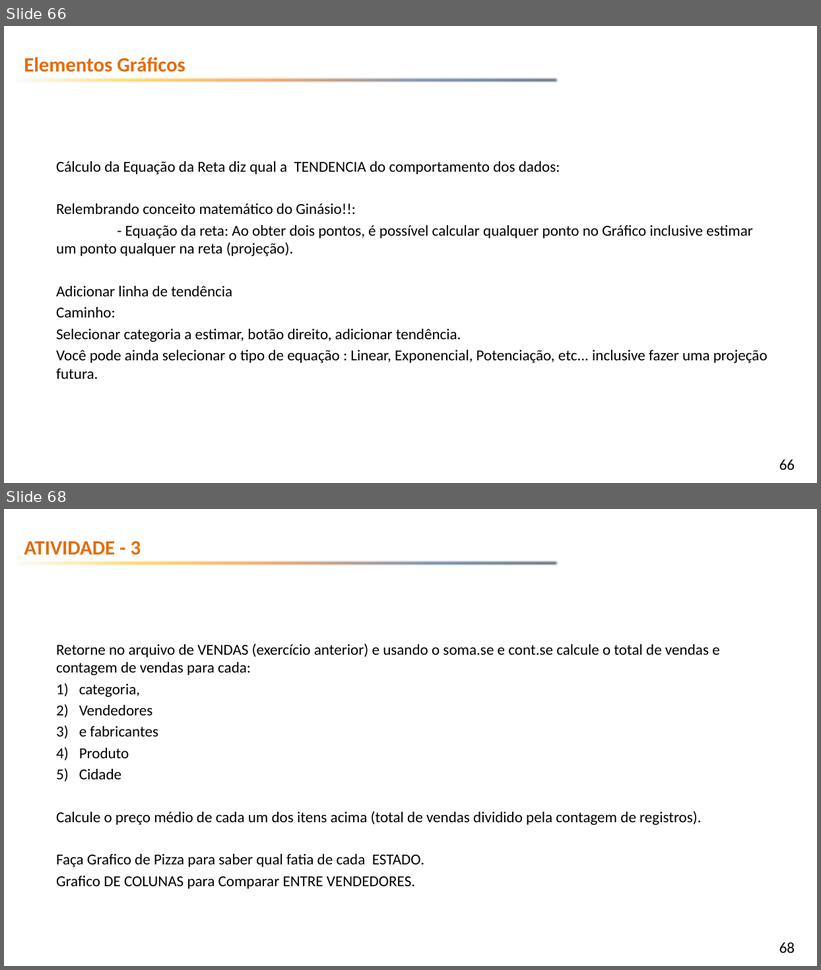
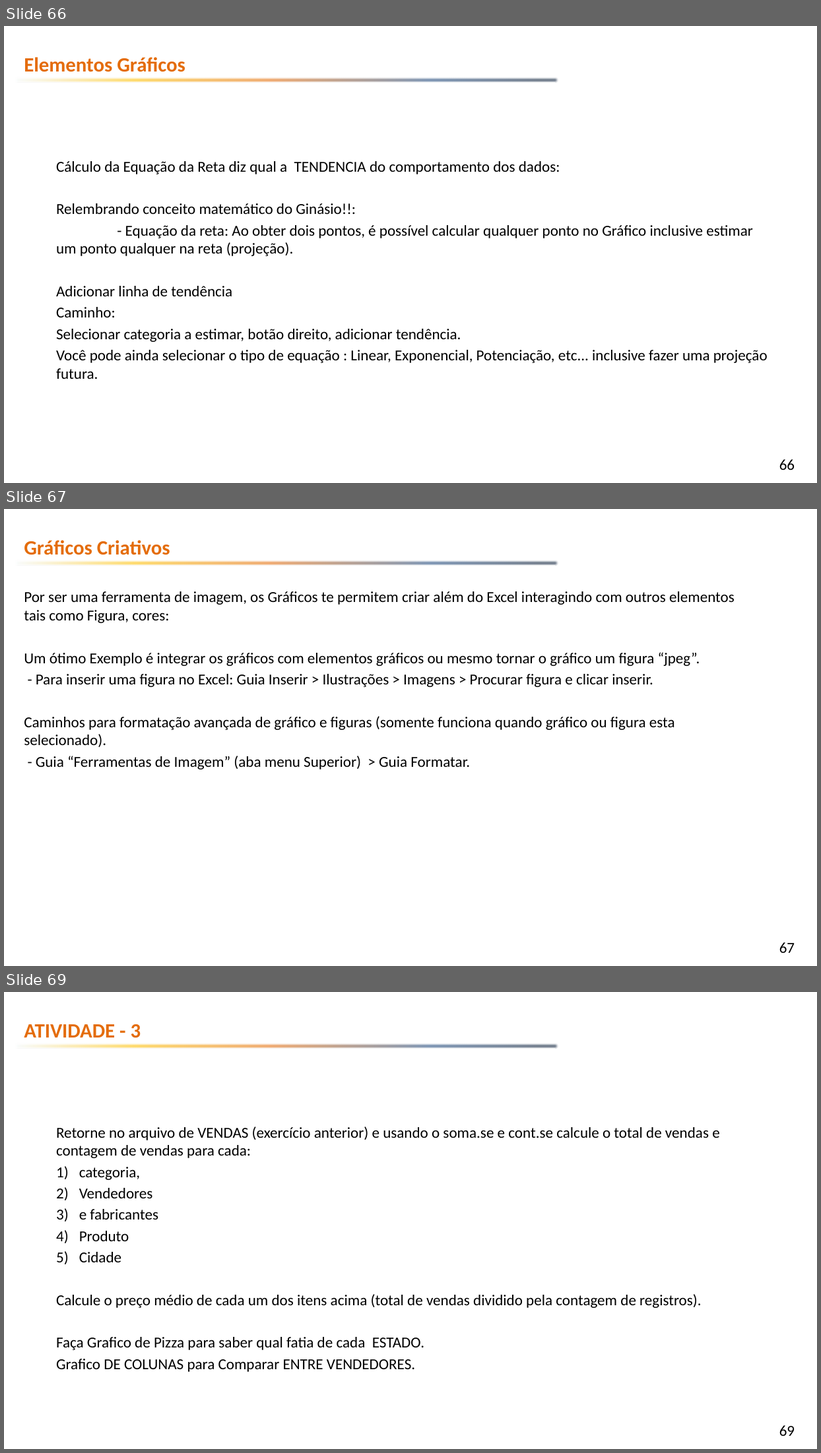
Before and after one commit to emerson-fenrir/Excel_Basico, a slide deck: Professor/Aula3.pptx. Shown one above the other, each under a label of ours: slides 66 and 68 before the commit, slides 66, 67 and 69 after it; the slides between them are not shown. The pictures are 821x970 and 821x1453 pixels, drawn with LibreOffice and Linux fonts; fonts in the diff are those of the drawing; background and template pictures are left out. Boxes give left, top, right and bottom in pixels: in the first picture for what was removed or moved away, otherwise in the second. Text is boxed around its words. In the diff, an @@ line names an element or a change of style, - is before the commit and + after.

Commit message:
Aula 5 - 3 para natal dia anrterior

```diff
--- a/Professor/Aula3.pptx
+++ b/Professor/Aula3.pptx
@@ slide 67 added at (4, 509, 817, 966), background picture (left out); not listed: 2 template elements that a slide beside it also shows @@
@@ text added at (24, 540, 170, 555), 24 pt, text #E46C0A, bold @@
+Gráficos Criativos
@@ text added at (24, 591, 735, 770), 18 pt, text #000000 @@
+Por ser uma ferramenta de imagem, os Gráficos te permitem criar além do Excel interagindo com outros elementos tais como Figura, cores:
+Um ótimo Exemplo é integrar os gráficos com elementos gráficos ou mesmo tornar o gráfico um figura “jpeg”.
+- Para inserir uma figura no Excel: Guia Inserir > Ilustrações > Imagens > Procurar figura e clicar inserir.
+Caminhos para formatação avançada de gráfico e figuras (somente funciona quando gráfico ou figura esta selecionado).
+- Guia “Ferramentas de Imagem” (aba menu Superior) > Guia Formatar.
@@ what was slide 68 is now slide 69 @@
@@ page number at (780, 1426, 795, 1436): text changed @@
-68
+69
```
Also in this commit, not shown: 1 slide changed, 2 other files.
